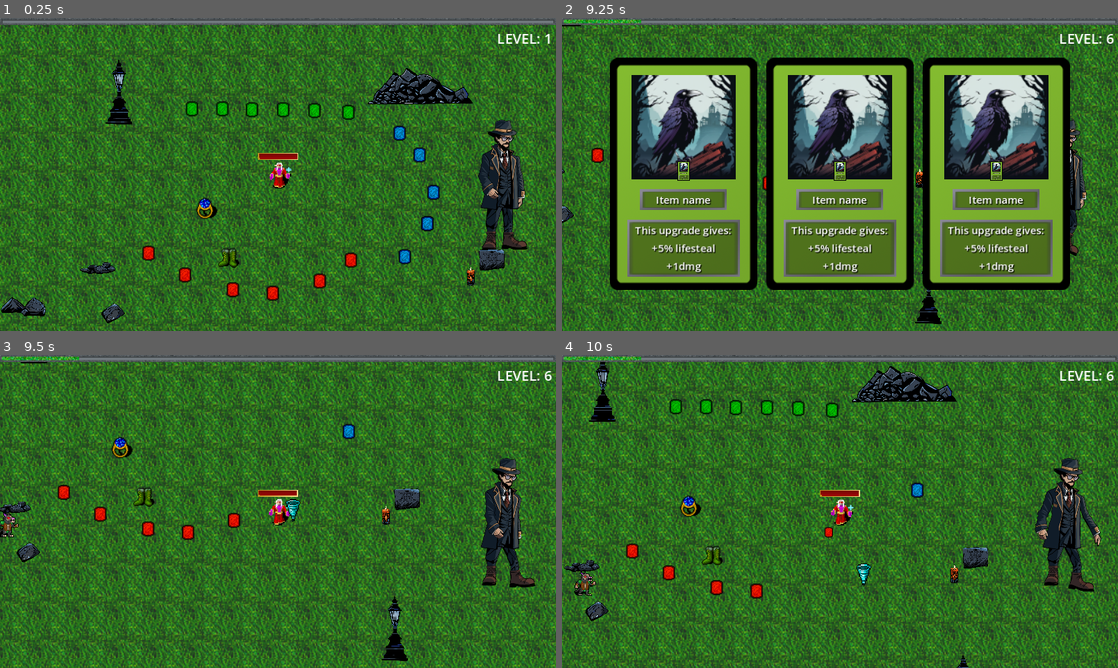
Above: before the commit, frames 1-4 (two rows, left to right).
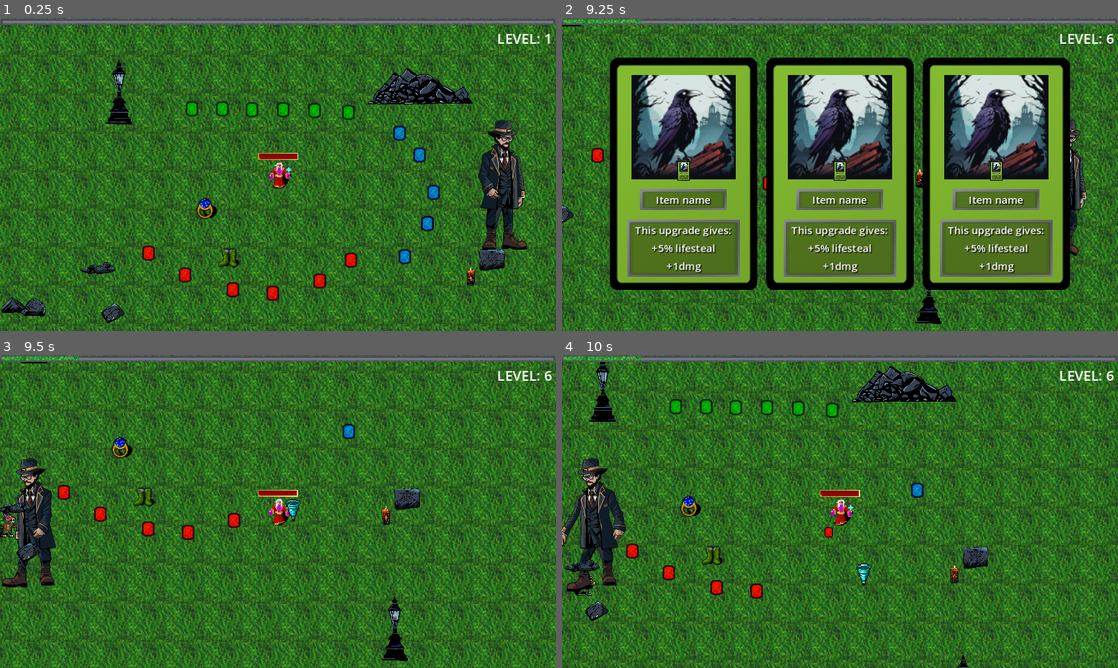
Above: after the commit, the same moments.

Repository: AGH-Code-Industry/monstrous-tide
Game: Godot game, scene res://Assets/World/world.tscn
The game is run twice, just before and just after one commit, with the same random seed, the same clock (stepped at 60 frames per second) and the same inputs.
Inputs (mouse positions are in pixels of both pictures, inside the frame that each line leads up to):
- Up to frame 1 (0.25 s): no input
- Up to frame 2 (9.25 s): move the mouse to (962, 158) at 0.52 s; press the mouse at (962, 158) at 0.53 s; hold D (right) 0.53-1.28 s; move the mouse to (728, 190) at 1.27 s; release the mouse at (728, 190) at 1.28 s; hold S (down) 1.28-2.03 s; click (728, 190) at 1.35 s; move the mouse to (895, 105) at 2.02 s; press the mouse at (895, 105) at 2.03 s; hold D (right) 2.03-2.78 s; move the mouse to (684, 174) at 2.77 s; release the mouse at (684, 174) at 2.78 s; hold W (up) 2.78-3.53 s; click (684, 174) at 2.85 s; move the mouse to (684, 171) at 3.52 s; press the mouse at (684, 171) at 3.53 s; hold A (left) 3.53-5.03 s; tap Enter at 4.25, 7.25 s; move the mouse to (840, 174) at 4.27 s; release the mouse at (840, 174) at 4.28 s; click (840, 174) at 4.35 s; move the mouse to (840, 171) at 5.02 s; press the mouse at (840, 171) at 5.03 s; hold S (down) 5.03-5.78 s; tap Space (DEBUG_manual_heal) at 5.75, 8.75 s; move the mouse to (995, 174) at 5.77 s; release the mouse at (995, 174) at 5.78 s; hold D (right) 5.78-6.53 s; click (995, 174) at 5.85 s; move the mouse to (684, 171) at 6.52 s; press the mouse at (684, 171) at 6.53 s; hold W (up) 6.53-7.28 s; move the mouse to (840, 174) at 7.27 s; release the mouse at (840, 174) at 7.28 s; hold D (right) 7.28-8.03 s; click (840, 174) at 7.35 s; move the mouse to (840, 171) at 8.02 s; press the mouse at (840, 171) at 8.03 s; hold S (down) 8.03-8.78 s; move the mouse to (995, 174) at 8.77 s; release the mouse at (995, 174) at 8.78 s; hold A (left) from 8.78 s (still down); click (995, 174) at 8.85 s
- Up to frame 3 (9.5 s): keep holding A (left)
- Up to frame 4 (10 s): move the mouse to (1006, 558) at 9.52 s; release A (left) at 9.53 s; press the mouse at (1006, 558) at 9.53 s; hold W (up) from 9.53 s (still down)

Frames 1-2 are identical in both runs. In frame 3, 4.0% of the frame differs, in the area x 0-97%, y 32-75%; in frame 4, 4.8%, in the area x 0-97%, y 32-76%.

Commit message:
Made Player change direction

Diff:
--- a/Assets/Player/player.gd
+++ b/Assets/Player/player.gd
@@ -7,6 +7,7 @@
 @export var stat_set: StatSet
 
 @onready var animation_tree: AnimationTree = $AnimationTree
+@onready var player_skeleton = $Character
 
 func _ready():
 	animation_sprite = get_node("AnimatedSprite2D")
@@ -35,8 +36,10 @@
 		animation_tree["parameters/conditions/is_moving"] = true
 		if mov[0] > 0:
 			animation_sprite.flip_h = true
+			player_skeleton.set_scale(Vector2(1,1))
 		elif mov[0] < 0:
 			animation_sprite.flip_h = false
+			player_skeleton.set_scale(Vector2(-1,1))
 	else:
 		animation_tree["parameters/conditions/idle"] = true
 		animation_tree["parameters/conditions/is_moving"] = false
